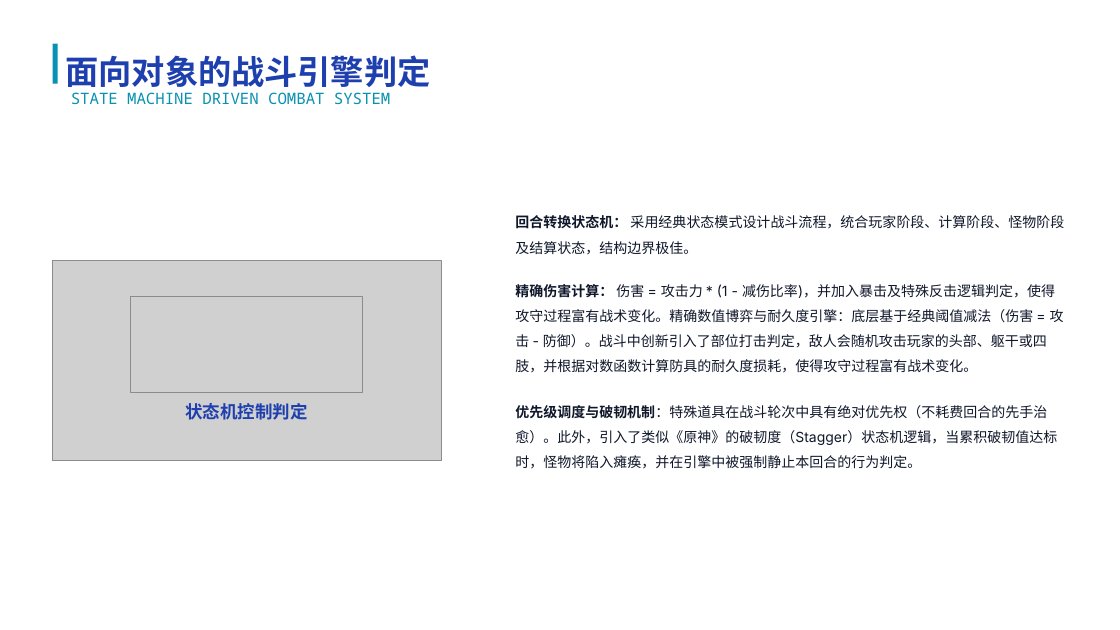
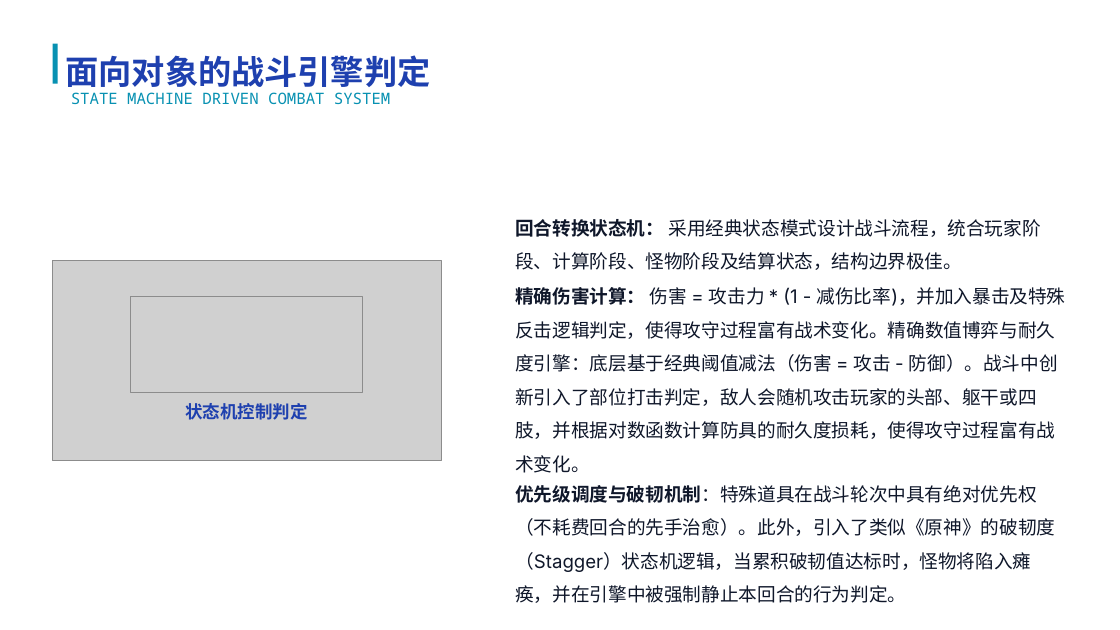
Before and after one commit to luqie0106/CampusRPG_Simultaneously, a slide deck: slide 8 of 校园RPG：大学生存物语项目答辩.pptx. Drawn at 1120x630 pixels with LibreOffice and Linux fonts; fonts in the diff are those of the drawing; grey boxes stand for pictures; background and template pictures are left out. Boxes give left, top, right and bottom in pixels: in the first picture for what was removed or moved away, otherwise in the second. Text is boxed around its words. In the diff, an @@ line names an element or a change of style, - is before the commit and + after.

```diff
--- a/校园RPG：大学生存物语项目答辩.pptx
+++ b/校园RPG：大学生存物语项目答辩.pptx
@@ size 12 to 16 pt in 3 elements at (515,219,1040,270), (515,287,1066,473), (515,485,1055,603) @@
@@ text "优先级调度与破韧机制：特殊道具在战斗轮次中具有绝对优先权（不耗费回合的先手治愈）。此外，引入了类似《原神》的破韧度（St ...": place and size @@
-text "优先级调度与破韧机制：特殊道具在战斗轮次中具有绝对优先权（不耗费回合的先手治愈）。此外，引入了类似《原神》的破韧度（St ..." at (515,405,1057,469)
+text "优先级调度与破韧机制：特殊道具在战斗轮次中具有绝对优先权（不耗费回合的先手治愈）。此外，引入了类似《原神》的破韧度（St ..." at (515,485,1055,603)
```
Also in this commit, not shown: 12 other slides changed.
